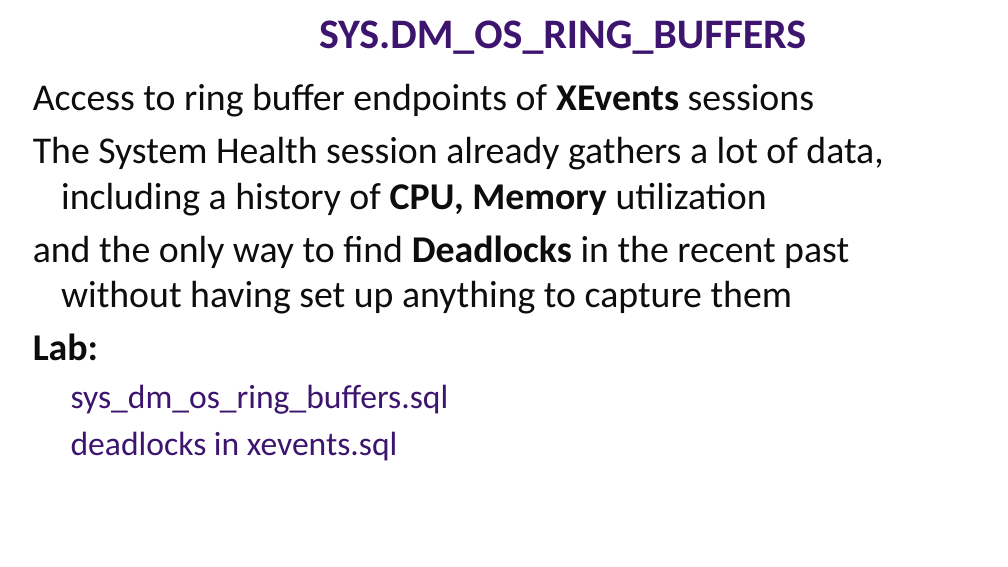
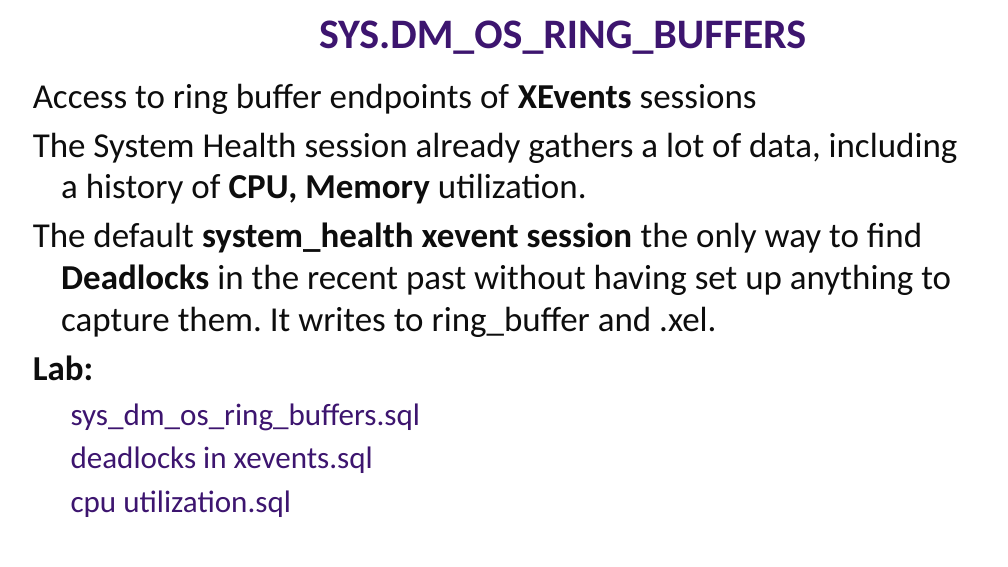
Before and after one commit to williamadba/Public-Presentations, a slide deck: slide 86 of SQLSat Pensacola 2019/DBA Best Practices with DMVs.pptx. Drawn at 1008x567 pixels with LibreOffice and Linux fonts; fonts in the diff are those of the drawing. Boxes give left, top, right and bottom in pixels: in the first picture for what was removed or moved away, otherwise in the second. Text is boxed around its words. In the diff, an @@ line names an element or a change of style, - is before the commit and + after.

```diff
--- a/SQLSat Pensacola 2019/DBA Best Practices with DMVs.pptx
+++ b/SQLSat Pensacola 2019/DBA Best Practices with DMVs.pptx
@@ text at [33,83,757,473]: size 36 to 33.3 pt in "Access to ring buffer endpoints of XEvents ...", "Lab:"; size 32 to 29.6 pt in "sys_dm_os_ring_buffers.sql", "deadlocks in xevents.sql" @@
@@ text at [33,132,958,337]: text changed; size 36 to 33.3 pt @@
-The System Health session already gathers a lot of data, including a history of CPU, Memory utilization
-and the only way to find Deadlocks in the recent past without having set up anything to capture them
+The System Health session already gathers a lot of data, including a history of CPU, Memory utilization.
+The default system_health xevent session the only way to find Deadlocks in the recent past without having set up anything to capture them. It writes to ring_buffer and .xel.
@@ text at [71,490,291,517]: paragraph added @@
+  cpu utilization.sql
```
Also in this commit, not shown: 22 other slides changed, 3 slides added, 4 slides removed.
